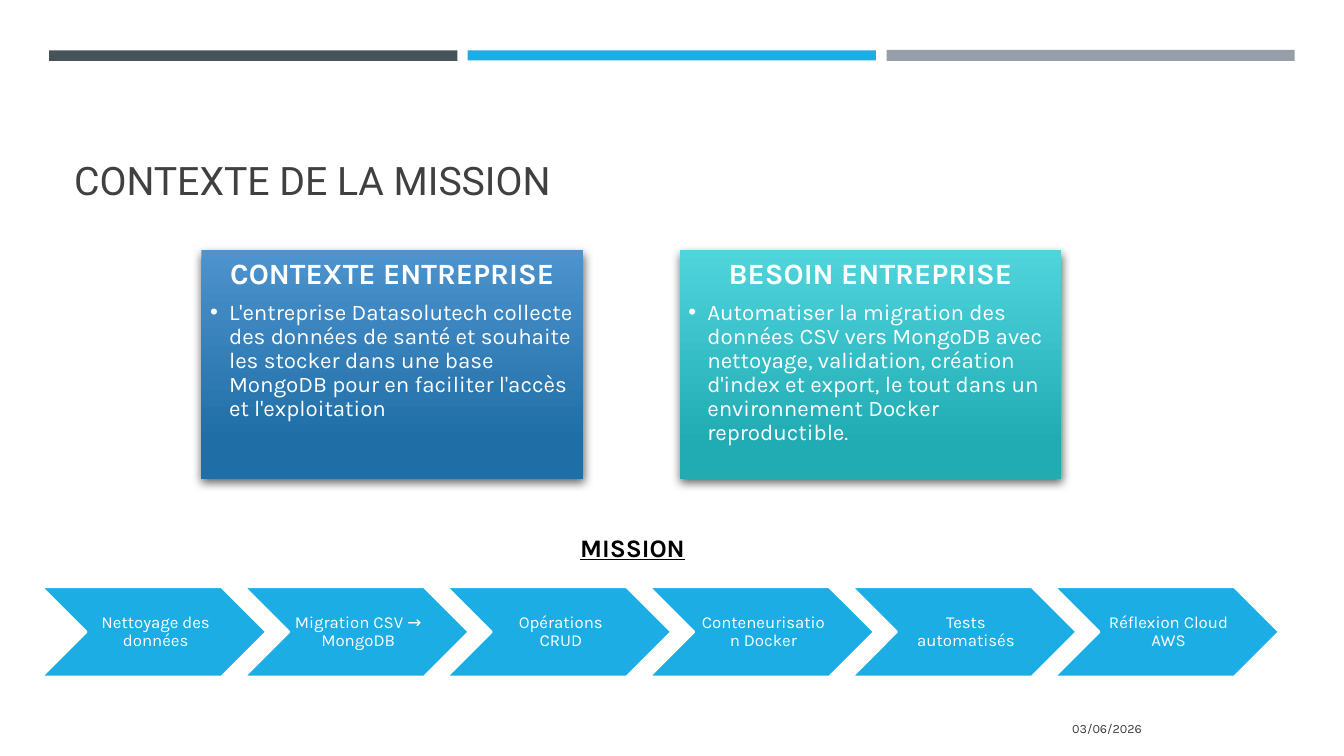
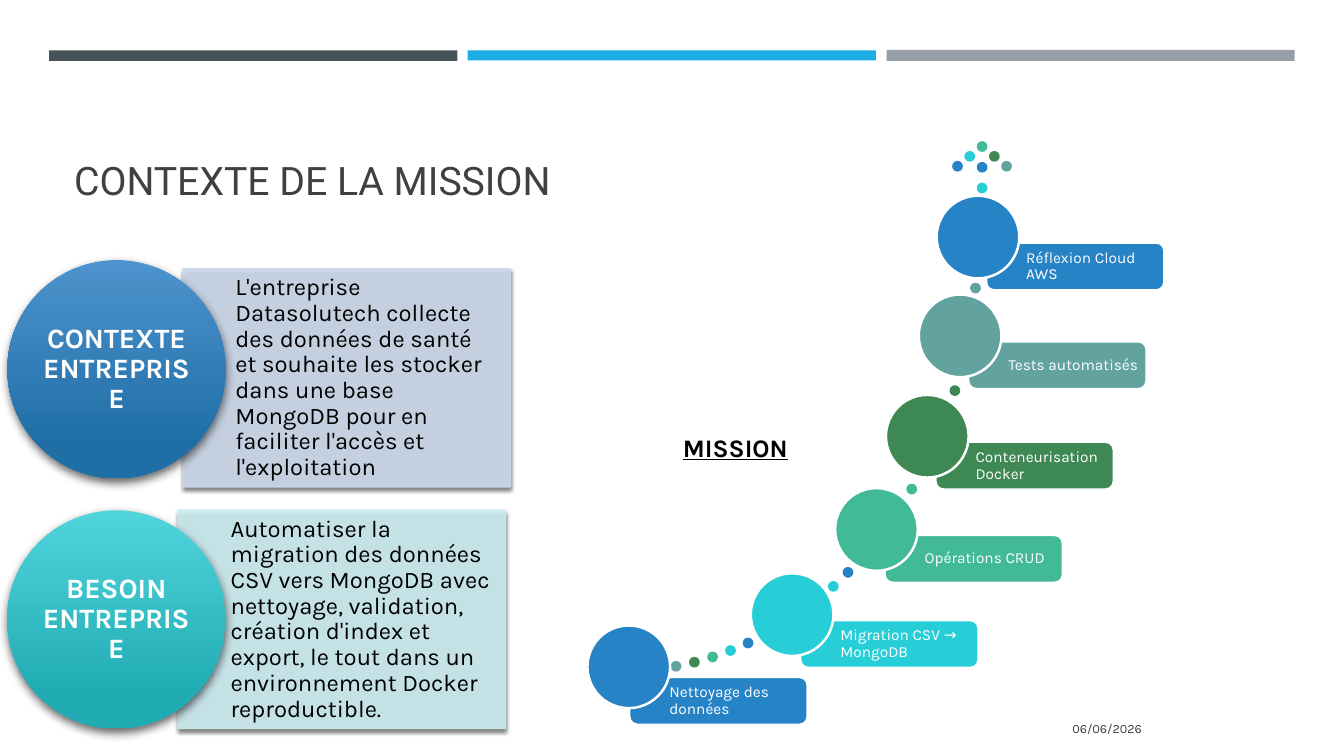
Before and after one commit to Sebules/Project_5_OpenClassrooms_Data_Engineer, a slide deck: slide 3 of ulesie_sebastien_2_presentation_062026.pptx (slide 4 before the commit). Drawn at 1344x756 pixels with LibreOffice and Linux fonts; fonts in the diff are those of the drawing. Boxes give left, top, right and bottom in pixels: in the first picture for what was removed or moved away, otherwise in the second. Text is boxed around its words. In the diff, an @@ line names an element or a change of style, - is before the commit and + after.

```diff
--- a/ulesie_sebastien_2_presentation_062026.pptx
+++ b/ulesie_sebastien_2_presentation_062026.pptx
@@ group added at bbox=[588, 142, 1165, 725]: 23 ellipses, 6 rounded rectangles @@
@@ rectangle: place and size @@
-rectangle at bbox=[202, 250, 584, 479]
+rectangle at bbox=[184, 269, 511, 488]
@@ rectangle at bbox=[184, 269, 511, 488]: fill gradient #4D93CD to #206EA6 to #CDD9EA at 90% opacity; outline none to #CDD9EA 1 pt; shadow changed @@
@@ text at bbox=[230, 264, 554, 285]: paragraph removed @@
-CONTEXTE ENTREPRISE
@@ text "L'entreprise Datasolutech collecte des données ...": place and size @@
-text "L'entreprise Datasolutech collecte des données ..." at bbox=[229, 264, 572, 422]
+text "L'entreprise Datasolutech collecte des données ..." at bbox=[235, 278, 482, 481]
@@ text "L'entreprise Datasolutech collecte des données ..." at bbox=[235, 278, 482, 481]: size 16 to 17 pt, text colour #FFFFFF to #000000; bullet • to none; list level 2 to 1 in "L'entreprise Datasolutech collecte des données ..."; vertical alignment top to middle @@
@@ rectangle removed at bbox=[680, 250, 1062, 479] @@
@@ text at bbox=[729, 264, 1012, 285]: paragraph removed @@
-BESOIN ENTREPRISE
@@ size 12 to 11 pt; alignment centre to left in 6 elements at bbox=[669, 686, 769, 714], bbox=[840, 629, 940, 661], bbox=[925, 551, 1045, 567], bbox=[976, 451, 1098, 479], bbox=[1008, 358, 1138, 370], bbox=[1026, 251, 1136, 279] @@
@@ text "Réflexion Cloud AWS": place and size @@
-text "Réflexion Cloud AWS" at bbox=[1109, 615, 1228, 646]
+text "Réflexion Cloud AWS" at bbox=[1026, 251, 1136, 279]
@@ text "Tests automatisés": place and size @@
-text "Tests automatisés" at bbox=[917, 617, 1014, 646]
+text "Tests automatisés" at bbox=[1008, 358, 1138, 370]
@@ text "MISSION": place and size @@
-text "MISSION" at bbox=[580, 540, 685, 560]
+text "MISSION" at bbox=[683, 440, 788, 460]
@@ text "Conteneurisation Docker": place and size @@
-text "Conteneurisation Docker" at bbox=[744, 634, 797, 646]
+text "Conteneurisation Docker" at bbox=[976, 451, 1098, 479]
@@ text "Automatiser la migration des données ...": place and size @@
-text "Automatiser la migration des données ..." at bbox=[707, 264, 1043, 446]
+text "Automatiser la migration des données ..." at bbox=[231, 520, 490, 722]
@@ text "Automatiser la migration des données ..." at bbox=[231, 520, 490, 722]: size 16 to 17 pt, text colour #FFFFFF to #000000; bullet • to none; list level 2 to 1 in "Automatiser la migration des données ..."; vertical alignment top to middle @@
@@ text "Opérations CRUD": place and size @@
-text "Opérations CRUD" at bbox=[519, 615, 603, 646]
+text "Opérations CRUD" at bbox=[925, 551, 1045, 567]
@@ group added at bbox=[7, 166, 506, 729]: 2 ellipses, 2 texts, 1 rectangle @@
+CONTEXTE ENTREPRISE
+BESOIN ENTREPRISE
@@ group removed at bbox=[41, 587, 1279, 677]: 6 chevrons @@
@@ text "Migration CSV → MongoDB": place and size @@
-text "Migration CSV → MongoDB" at bbox=[295, 616, 403, 650]
+text "Migration CSV → MongoDB" at bbox=[840, 629, 940, 661]
@@ text "Nettoyage des données": place and size @@
-text "Nettoyage des données" at bbox=[101, 616, 209, 646]
+text "Nettoyage des données" at bbox=[669, 686, 769, 714]
@@ text at bbox=[1072, 724, 1142, 734]: text changed @@
-03/06/2026
+06/06/2026
```
Also in this commit, not shown: 11 other slides changed, 3 slides added, 7 slides removed, 23 other files.
